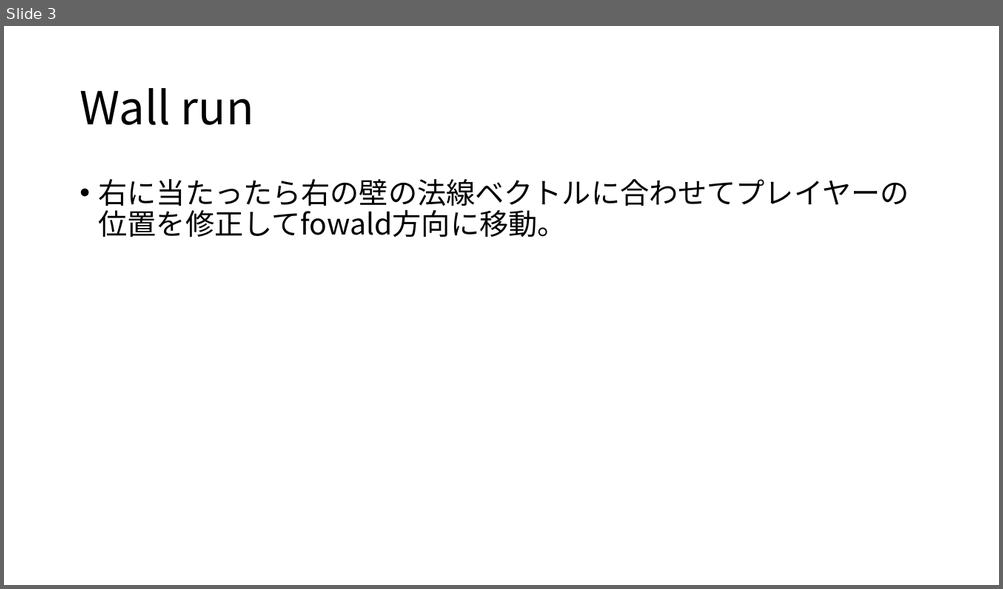
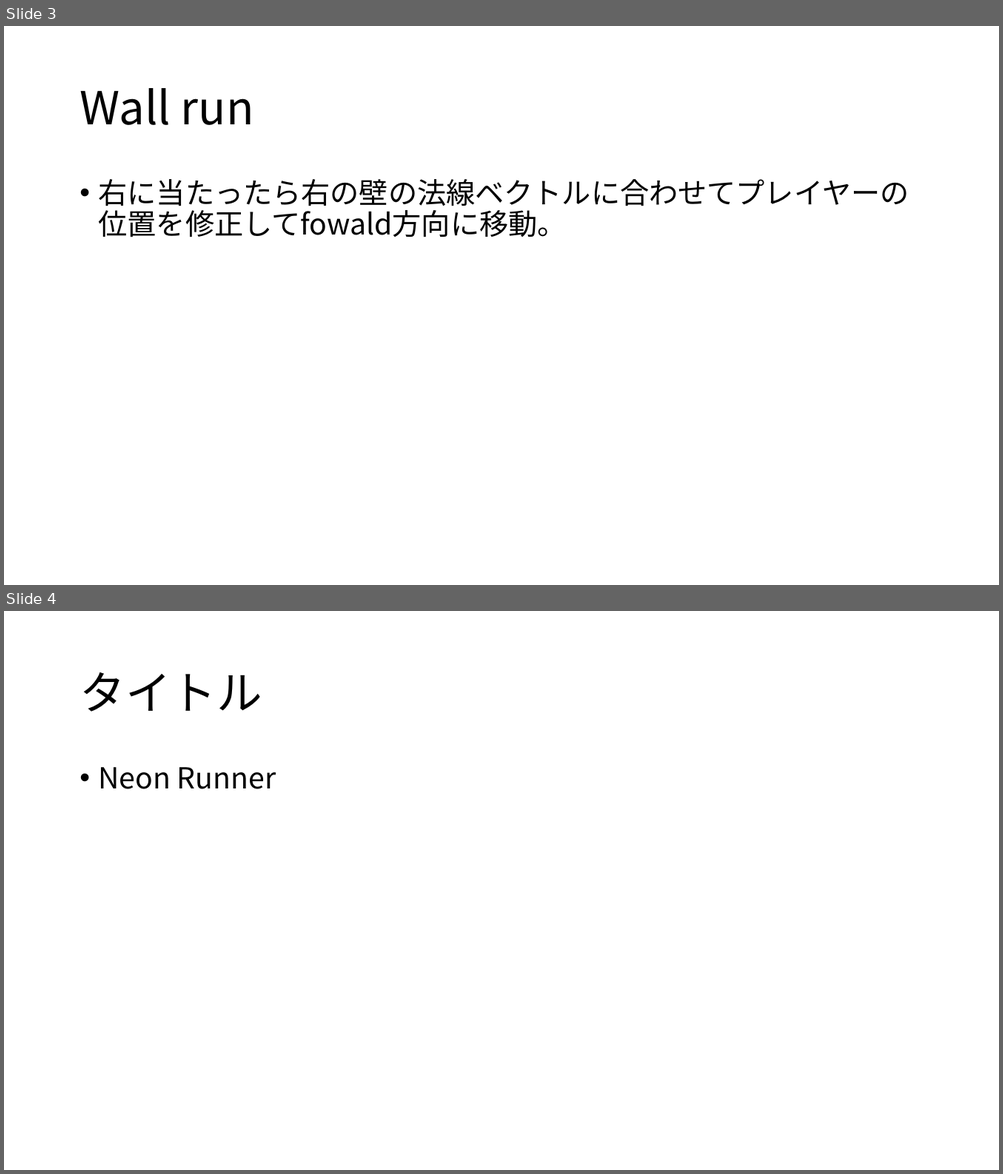
Before and after one commit to Soumakakami/ActionGame, a slide deck: 4年生前期末特別制作企画書.pptx. Shown one above the other, each under a label of ours: slide 3 before the commit, slides 3 and 4 after it. The pictures are 1003x589 and 1003x1174 pixels, drawn with LibreOffice and Linux fonts; fonts in the diff are those of the drawing. Boxes give left, top, right and bottom in pixels: in the first picture for what was removed or moved away, otherwise in the second. Text is boxed around its words. In the diff, an @@ line names an element or a change of style, - is before the commit and + after.

```diff
--- a/4年生前期末特別制作企画書.pptx
+++ b/4年生前期末特別制作企画書.pptx
@@ slide 4 added at bbox=[4, 611, 999, 1170], background #FFFFFF @@
@@ title added at bbox=[79, 672, 262, 712], 44 pt, text #000000 @@
+タイトル
@@ text added at bbox=[99, 767, 276, 789], 28 pt, text #000000 @@
+• Neon Runner
```
Also in this commit, not shown: 8 other files.
